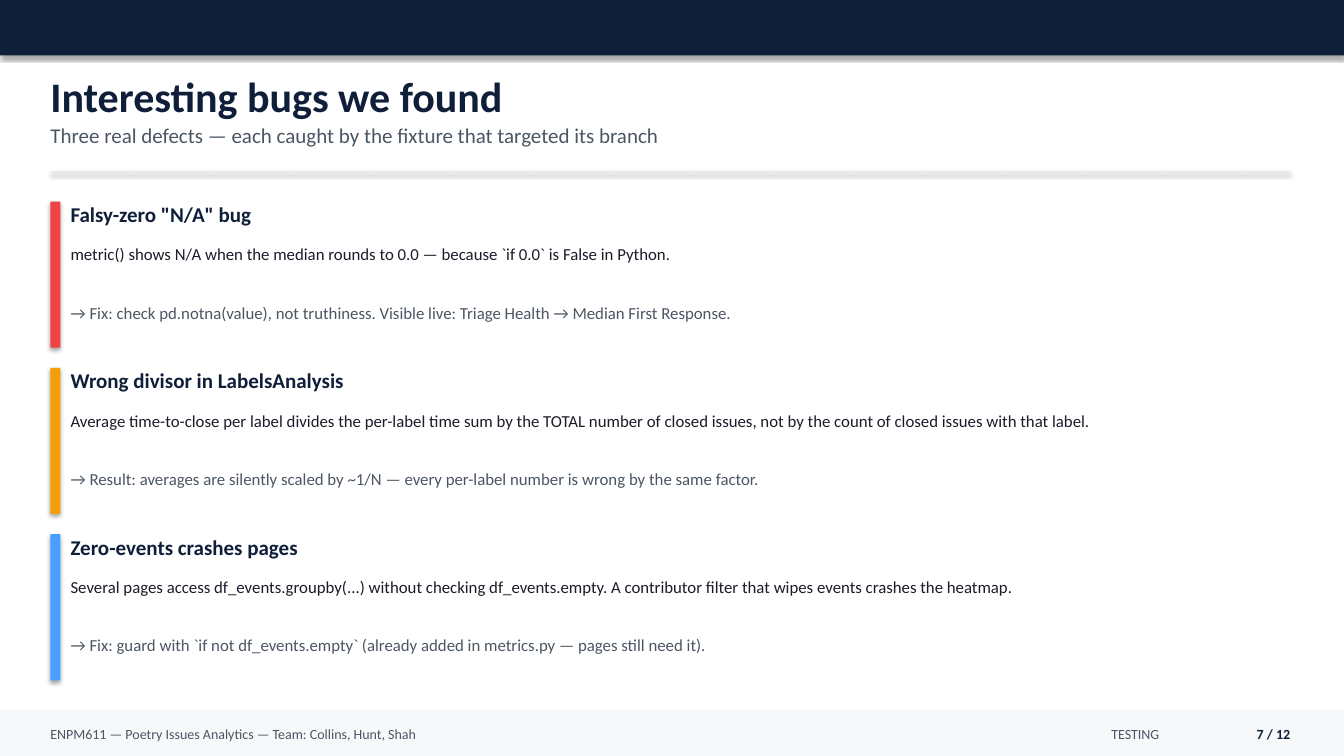
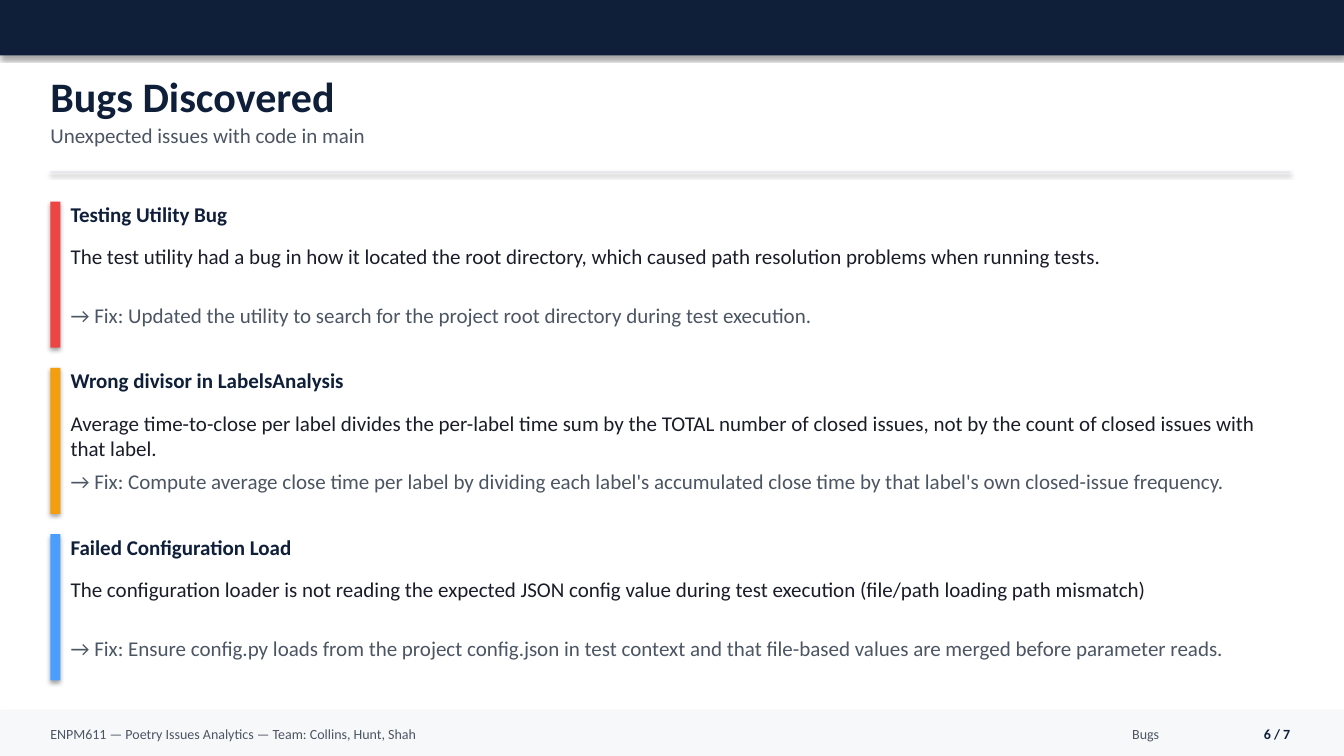
Before and after one commit to shivshahh/enpm611-project, a slide deck: slide 8 of presentation/ENPM611_Final_Presentation.pptx (slide 7 before the commit). Drawn at 1344x756 pixels with LibreOffice and Linux fonts; fonts in the diff are those of the drawing. Boxes give left, top, right and bottom in pixels: in the first picture for what was removed or moved away, otherwise in the second. Text is boxed around its words. In the diff, an @@ line names an element or a change of style, - is before the commit and + after.

Commit message:
updated powerpoint

```diff
--- a/presentation/ENPM611_Final_Presentation.pptx
+++ b/presentation/ENPM611_Final_Presentation.pptx
@@ text at bbox=[50, 82, 335, 119]: text changed @@
-Interesting bugs we found
+Bugs Discovered
@@ text at bbox=[50, 128, 365, 147]: text changed @@
-Three real defects — each caught by the fixture that targeted its branch
+Unexpected issues with code in main
@@ text at bbox=[71, 207, 227, 226]: text changed @@
-Falsy-zero "N/A" bug
+Testing Utility Bug
@@ text at bbox=[71, 249, 1100, 268]: text changed; size 12 to 15 pt @@
-metric() shows N/A when the median rounds to 0.0 — because `if 0.0` is False in Python.
+The test utility had a bug in how it located the root directory, which caused path resolution problems when running tests.
@@ text at bbox=[94, 308, 811, 327]: text changed; size 12 to 15 pt @@
-→ Fix: check pd.notna(value), not truthiness. Visible live: Triage Health → Median First Response.
+→ Fix: Updated the utility to search for the project root directory during test execution.
@@ text "Average time-to-close per label divides ..." at bbox=[71, 416, 1254, 435]: size 12 to 15 pt @@
@@ text at bbox=[94, 474, 1224, 493]: text changed; size 12 to 15 pt @@
-→ Result: averages are silently scaled by ~1/N — every per-label number is wrong by the same factor.
+→ Fix: Compute average close time per label by dividing each label's accumulated close time by that label's own closed-issue frequency.
@@ text at bbox=[71, 540, 291, 559]: text changed @@
-Zero-events crashes pages
+Failed Configuration Load
@@ text at bbox=[71, 582, 1145, 601]: text changed; size 12 to 15 pt @@
-Several pages access df_events.groupby(...) without checking df_events.empty. A contributor filter that wipes events crashes the heatmap.
+The configuration loader is not reading the expected JSON config value during test execution (file/path loading path mismatch)
@@ text at bbox=[94, 641, 1222, 660]: text changed; size 12 to 15 pt @@
-→ Fix: guard with `if not df_events.empty` (already added in metrics.py — pages still need it).
+→ Fix: Ensure config.py loads from the project config.json in test context and that file-based values are merged before parameter reads.
@@ text at bbox=[1132, 730, 1159, 742]: text changed @@
-TESTING
+Bugs
@@ text at bbox=[1264, 729, 1290, 739]: text changed @@
-7 / 12
+6 / 7
```
Also in this commit, not shown: 4 other slides changed, 4 slides added, 7 slides removed.
